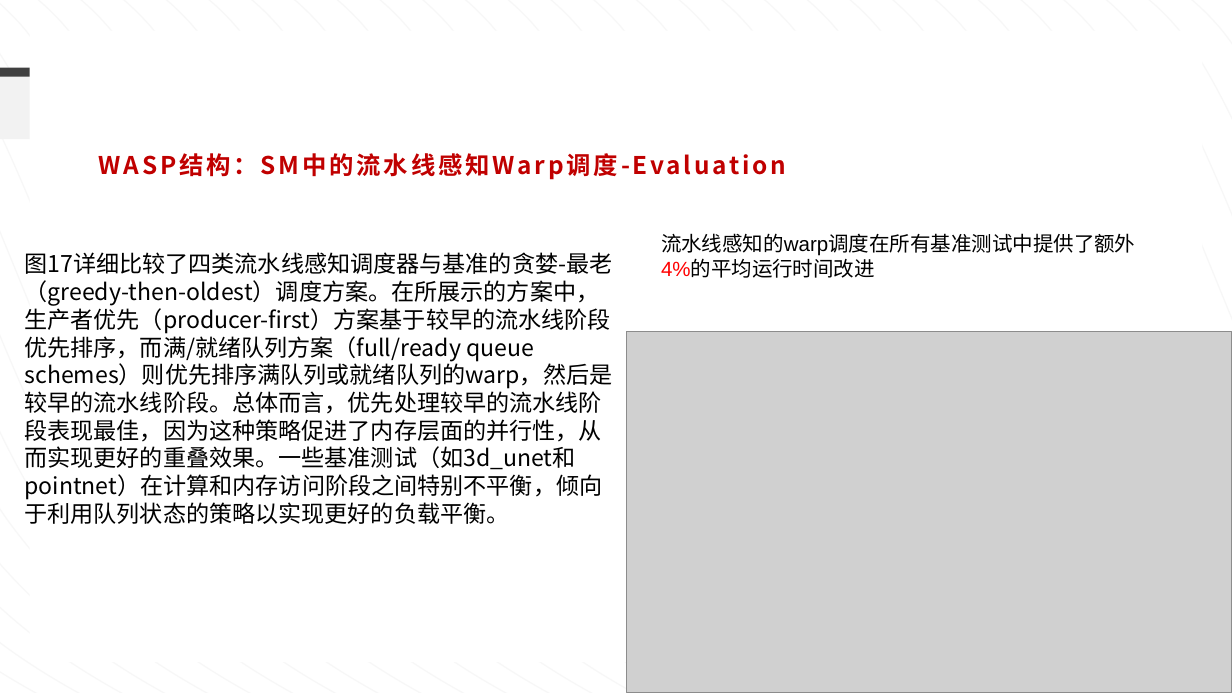
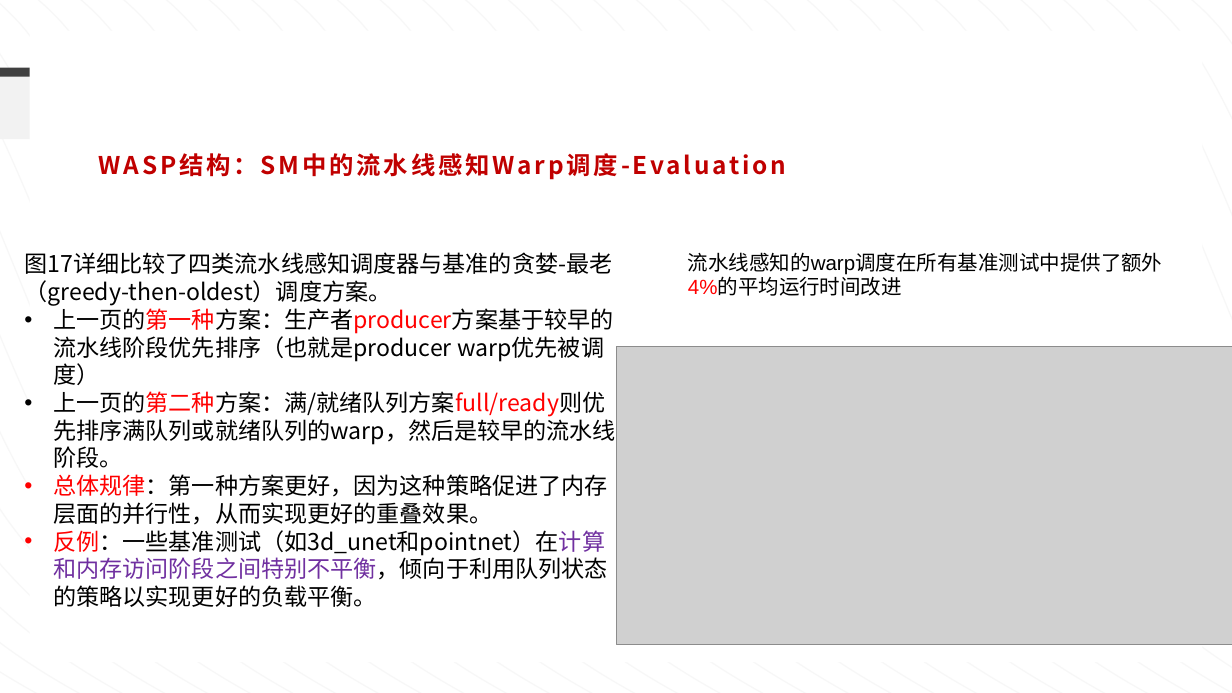
Before and after one commit to ziyuhuang123/dataflow_code, a slide deck: slide 15 of weekly_report/组会-0913.pptx (slide 18 before the commit). Drawn at 1232x693 pixels with LibreOffice and Linux fonts; fonts in the diff are those of the drawing; grey boxes stand for pictures. Boxes give left, top, right and bottom in pixels: in the first picture for what was removed or moved away, otherwise in the second. Text is boxed around its words. In the diff, an @@ line names an element or a change of style, - is before the commit and + after.

```diff
--- a/weekly_report/组会-0913.pptx
+++ b/weekly_report/组会-0913.pptx
@@ text at bbox=[24, 252, 616, 607]: text changed @@
-图17详细比较了四类流水线感知调度器与基准的贪婪-最老（greedy-then-oldest）调度方案。在所展示的方案中，生产者优先（producer-first）方案基于较早的流水线阶段优先排序，而满/就绪队列方案（full/ready queue schemes）则优先排序满队列或就绪队列的warp，然后是较早的流水线阶段。总体而言，优先处理较早的流水线阶段表现最佳，因为这种策略促进了内存层面的并行性，从而实现更好的重叠效果。一些基准测试（如3d_unet和pointnet）在计算和内存访问阶段之间特别不平衡，倾向于利用队列状态的策略以实现更好的负载平衡。
+图17详细比较了四类流水线感知调度器与基准的贪婪-最老（greedy-then-oldest）调度方案。
+• 上一页的第一种方案：生产者producer方案基于较早的流水线阶段优先排序（也就是producer warp优先被调度）
+• 上一页的第二种方案：满/就绪队列方案full/ready则优先排序满队列或就绪队列的warp，然后是较早的流水线阶段。
+• 总体规律：第一种方案更好，因为这种策略促进了内存层面的并行性，从而实现更好的重叠效果。
+• 反例：一些基准测试（如3d_unet和pointnet）在计算和内存访问阶段之间特别不平衡，倾向于利用队列状态的策略以实现更好的负载平衡。
@@ text "流水线感知的warp调度在所有基准测试中提供了额外4%的平均运行时间改进": place and size @@
-text "流水线感知的warp调度在所有基准测试中提供了额外4%的平均运行时间改进" at bbox=[661, 233, 1135, 278]
+text "流水线感知的warp调度在所有基准测试中提供了额外4%的平均运行时间改进" at bbox=[688, 252, 1162, 296]
@@ picture: place and size @@
-picture at bbox=[627, 331, 1232, 693]
+picture at bbox=[616, 347, 1232, 645]
```
Also in this commit, not shown: 14 other slides changed, 2 slides added, 6 slides removed, 19 other files.
